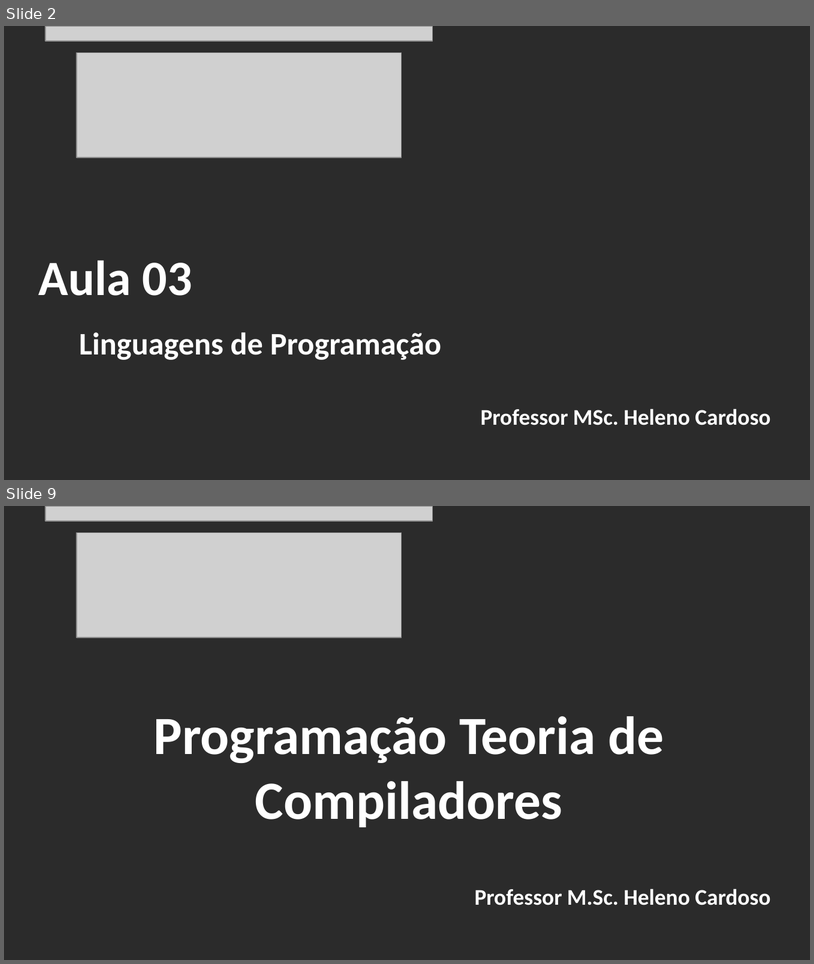
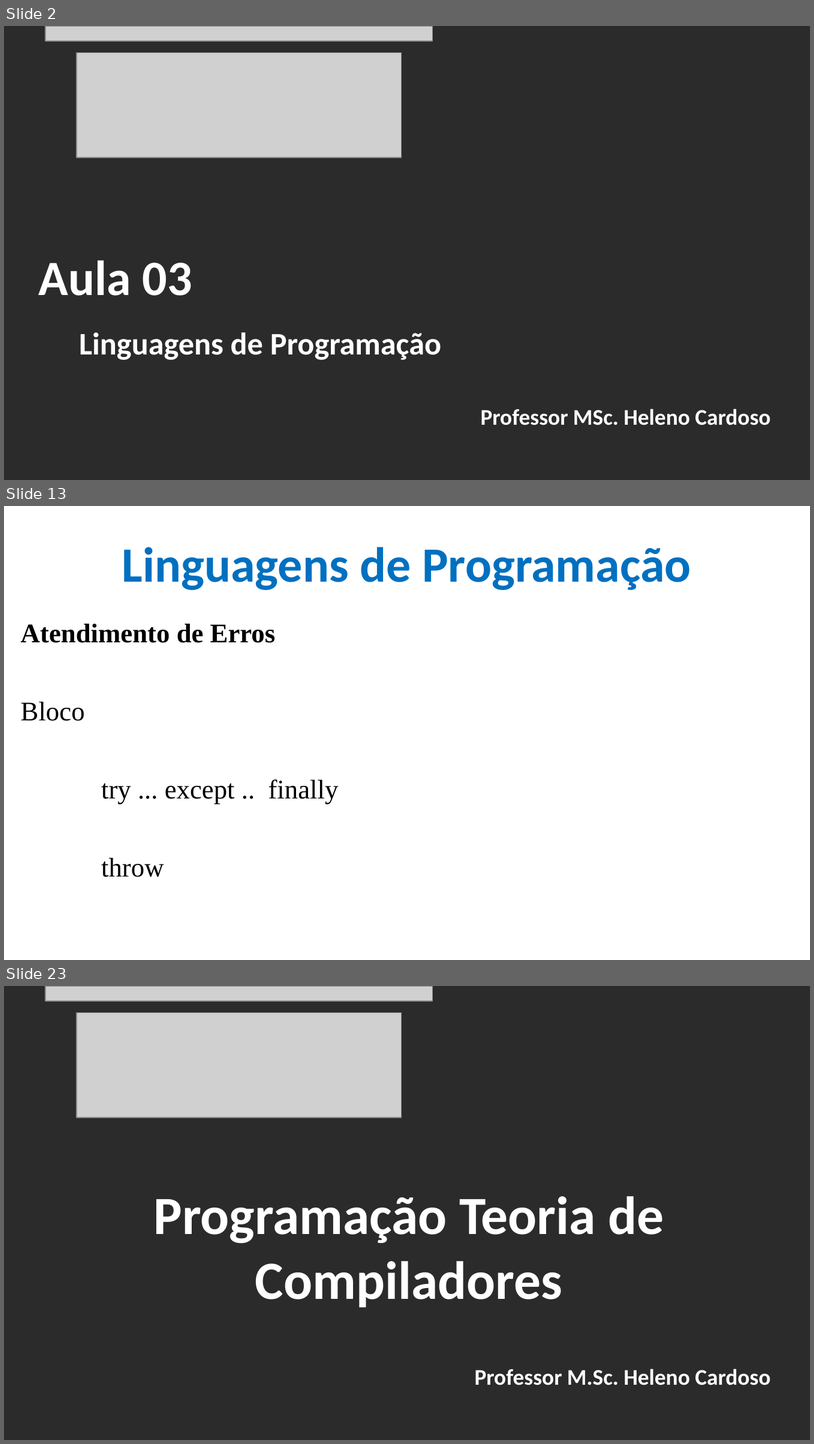
Before and after one commit to CloudEducationBrazil/WydenTeoriaCompiladores, a slide deck: 01 Classes/Aula 03 Teoria de Compiladores - Linguagens de programação.pptx. Shown one above the other, each under a label of ours: slides 2 and 9 before the commit, slides 2, 13 and 23 after it; the slides between them are not shown. The pictures are 814x964 and 814x1444 pixels, drawn with LibreOffice and Linux fonts; fonts in the diff are those of the drawing; grey boxes stand for pictures; background and template pictures are left out; a plain dark background stands for a picture behind light text. Boxes give left, top, right and bottom in pixels: in the first picture for what was removed or moved away, otherwise in the second. Text is boxed around its words. In the diff, an @@ line names an element or a change of style, - is before the commit and + after.

```diff
--- a/01 Classes/Aula 03 Teoria de Compiladores - Linguagens de programação.pptx
+++ b/01 Classes/Aula 03 Teoria de Compiladores - Linguagens de programação.pptx
@@ slide 13 added at (4,506,810,960), background picture (left out) @@
@@ title added at (122,547,692,590), 44 pt, text #0070C0, bold @@
+Linguagens de Programação
@@ text added at (21,624,339,877), 24 pt, text #000000 @@
+Atendimento de Erros
+Bloco
+try ... except .. finally
+throw
@@ what was slide 9 is now slide 23 @@
```
Also in this commit, not shown: 6 slides changed, 13 other slides added.
